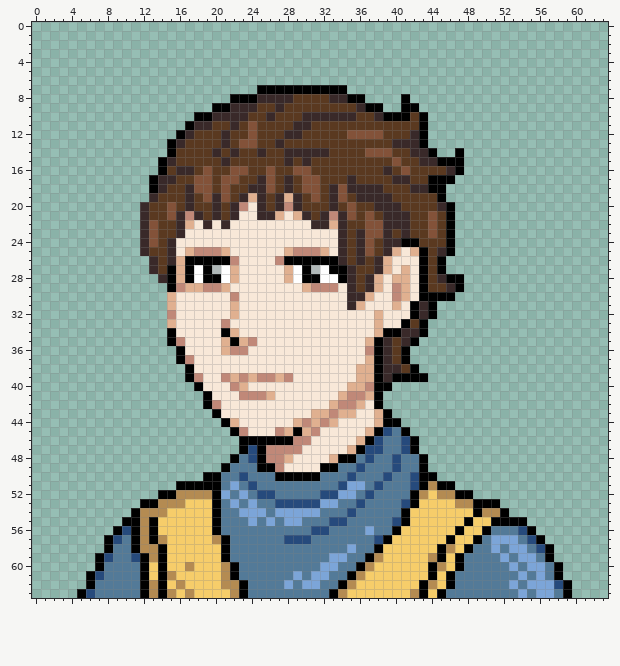
File history of a pixel-art sprite, graphics/protagonist_sprites/kole_mugshots/normal.png. That is the earlier state.
The file is 64x64 pixels.
After:
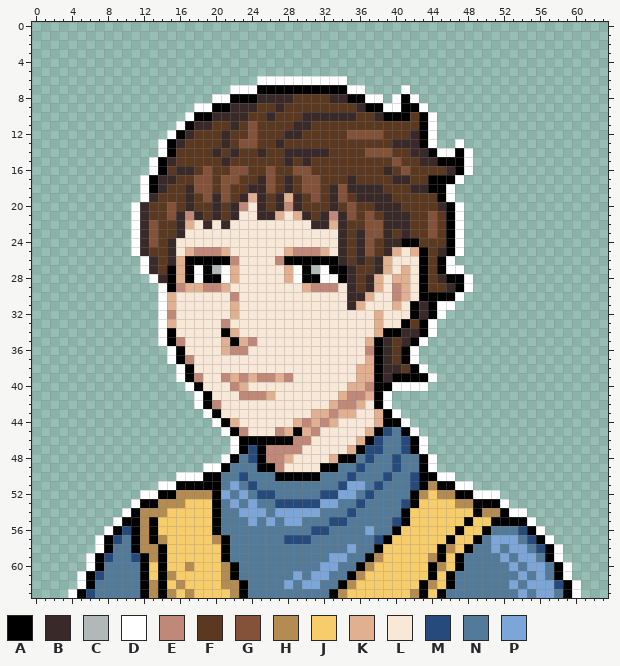
Palette (. is transparent): A #000000  B #392929  C #b0b8b8  D #ffffff  E #c08878  F #5a3920  G #835239  H #b48b52  J #f6cd6a  K #e0b090  L #f8e8d8  M #264a7c  N #537a98  P #7ca5d8
From old to new:
y 6: x 25..34 .......... -> DDDDDDDDDD
y 7: x 22..24 ... -> DDD; x 35..36 .. -> DD; x 41 . -> D
y 8: x 20..21 .. -> DD; x 37..38 .. -> DD; x 40 . -> D; x 42 . -> D
y 9: x 18..19 .. -> DD; x 39..40 .. -> DD; x 43 . -> D
y 10: x 17 . -> D; x 44 . -> D
y 11: x 16 . -> D; x 44 . -> D
y 12: x 15 . -> D; x 44 . -> D
y 13: x 14 . -> D; x 44 . -> D; x 47 . -> D
y 14: x 14 . -> D; x 45..46 .. -> DD; x 48 . -> D
y 15..16: x 13 . -> D; x 48 . -> D
y 17: x 12 . -> D; x 47 . -> D
y 18..19: x 12 . -> D; x 46 . -> D
y 20..25: x 11 . -> D; x 47 . -> D
y 26: x 12 . -> D; x 46 . -> D
y 27: x 12 . -> D; x 46..47 .. -> DD
y 28: x 13 . -> D; x 48 . -> D
y 29: x 14 . -> D; x 48 . -> D
y 30: x 14 . -> D; x 47 . -> D
y 31: x 14 . -> D; x 45..46 .. -> DD
y 32: x 14 . -> D; x 45 . -> D
y 33..34: x 14 . -> D; x 44 . -> D
y 35: x 14 . -> D; x 43 . -> D
y 36..37: x 15 . -> D; x 42 . -> D
y 38: x 16 . -> D; x 43 . -> D
y 39: x 16 . -> D; x 44 . -> D
y 40: x 17 . -> D; x 40..43 .... -> DDDD
y 41..42: x 18 . -> D; x 39 . -> D
y 43: x 19 . -> D; x 40 . -> D
y 44: x 20 . -> D; x 41 . -> D
y 45: x 21 . -> D; x 42 . -> D
y 46..47: x 22 . -> D; x 43 . -> D
y 48: x 21 . -> D; x 44 . -> D
y 49: x 19..20 .. -> DD; x 44 . -> D
y 50: x 16..18 ... -> DDD; x 45..46 .. -> DD
y 51: x 14..15 .. -> DD; x 47..48 .. -> DD
y 52: x 12..13 .. -> DD; x 49..51 ... -> DDD
y 53: x 11 . -> D; x 52 . -> D
y 54: x 10 . -> D; x 53..54 .. -> DD
y 55: x 9 . -> D; x 55 . -> D
y 56: x 8 . -> D; x 56 . -> D
y 57: x 7 . -> D; x 57 . -> D
y 58: x 7 . -> D; x 58 . -> D
y 59: x 6 . -> D; x 58 . -> D
y 60: x 6 . -> D; x 59 . -> D
y 61: x 5 . -> D; x 59 . -> D
y 62: x 5 . -> D; x 60 . -> D
y 63: x 4 . -> D; x 60 . -> D
Boxes around the changes in both pictures, in picture pixels (x1, y1, x2, y2):
added: (68, 76, 581, 598)
